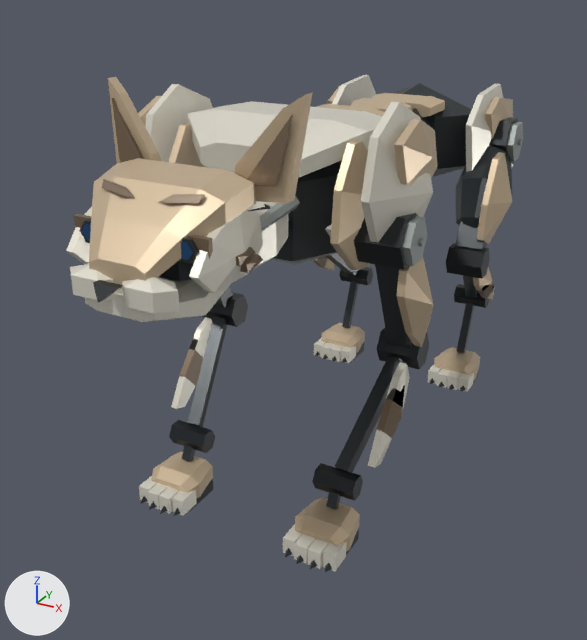
A saved change to the glTF model assets/k0-tech-01/derived/meshopt/k0_tech_01_d0_lod2.meshopt.glb.
Before and after are seen from a 50 mm lens placed at (0.353, -0.778, 0.502), pointed at (-0.084, 0.017, 0.105). Arrows for +X, +Y and +Z are at lower left; the lights stay in place. The picture after the commit comes second. Vertices at exactly the same position are counted once.

The first picture shows 'K0_TECH_01_SKIN'.
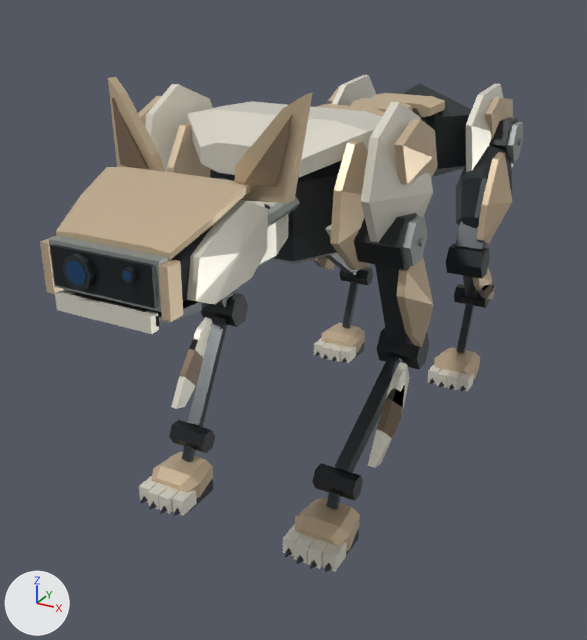
The change, as a diff of the scene's bpy script:
```diff
--- a/assets/k0-tech-01/derived/meshopt/k0_tech_01_d0_lod2.meshopt.glb.py
+++ b/assets/k0-tech-01/derived/meshopt/k0_tech_01_d0_lod2.meshopt.glb.py
@@ me_k0_tech_01_geometry @@
 # used by ob_k0_tech_01_skin; location = (0.0, 0.0, 0.0)
-me_k0_tech_01_geometry.from_pydata(...)  # 1774 vertices, 2972 faces; spans x -0.143..0.143, y -0.403..0.634, z 0.001..0.421
+me_k0_tech_01_geometry.from_pydata(...)  # 1738 vertices, 2924 faces; spans x -0.143..0.143, y -0.403..0.634, z 0.001..0.421
+# me_k0_tech_01_geometry part 1: a new loose piece, a box spanning x -0.047..0.047, y -0.395..-0.383, z 0.296..0.331, in mat_k0_graphite_frame
+# me_k0_tech_01_geometry part 2: a new loose piece, an 8-sided cylinder along y spanning x -0.0304..-0.005, y -0.4022..-0.3982, z 0.3013..0.3266, in mat_k0_graphite_frame
+# me_k0_tech_01_geometry part 3: a new loose piece, an 8-sided cylinder along y spanning x -0.02658..-0.00882, y -0.4026..-0.4022, z 0.30508..0.32284, in mat_k0_graphite_frame
+# me_k0_tech_01_geometry part 4: a new loose piece, an 8-sided cylinder along y spanning x 0.0208..0.0311, y -0.4022..-0.3982, z 0.3144..0.3248, in mat_k0_graphite_frame
+# me_k0_tech_01_geometry part 5: a new loose piece, an 8-sided cylinder along y spanning x 0.02234..0.02958, y -0.4026..-0.4022, z 0.31598..0.32322, in mat_k0_graphite_frame
+# me_k0_tech_01_geometry part 6: the loose piece of 40 vertices spanning x -0.061..0.061, y -0.383..-0.277, z 0.301..0.369 is rebuilt with 32 vertices and now spans x -0.061..0.061, y -0.386..-0.278, z 0.289..0.355
+# me_k0_tech_01_geometry part 7: the loose piece of 14 vertices spanning x -0.057..0.057, y -0.352..-0.278, z 0.279..0.362 is rebuilt with 32 vertices and now spans x -0.061..0.061, y -0.386..-0.278, z 0.328..0.364
+# me_k0_tech_01_geometry part 8: a new loose piece of 24 vertices spanning x -0.047..0.047, y -0.396..-0.307, z 0.279..0.295, in mat_k0_graphite_frame
+# me_k0_tech_01_geometry part 9: 11 loose pieces with 108 vertices, spanning x -0.068..0.068, y -0.403..-0.302, z 0.283..0.36, are deleted
+# me_k0_tech_01_geometry part 10
+# 85 vertices are removed from x -0.067..0.067, y -0.39..-0.286, z 0.271..0.348
+# 169 faces are deleted
+# 15 vertices move from x -0.057..0.048, y -0.384..-0.308, z 0.283..0.348 to x -0.06..0.06, y -0.401..-0.283, z 0.282..0.352
+# 33 vertices are added at x -0.064..0.064, y -0.401..-0.283, z 0.282..0.352
+# 5 new vertices lie (-0.007, 0.0, 0.0) away from vertices in x -0.057..-0.05, y -0.37..-0.308, z 0.296..0.348
+# 13 new vertices lie (0.007, 0.0, 0.0) away from vertices in x -0.06..0.053, y -0.377..-0.283, z 0.29..0.352
+# 105 new faces join them
+# me_k0_tech_01_geometry part 11: 3 kept faces spanning x -0.041..0.041, y -0.401..-0.393, z 0.282..0.294 get new vertex colours; the middle colour goes from dark blue #194876 to white #eae6d8
 me_k0_tech_01_geometry.materials.append(mat_k0_graphite_frame)
```

Boxes [x1, y1, x2, y2] around the edits, measured in the pictures (587 x 640 px):
'K0_TECH_01_SKIN', reshaped
    before: [66, 75, 523, 572]
    after: [40, 75, 523, 572]
part 1 of me_k0_tech_01_geometry, added
    after: [49, 235, 169, 312]
part 2 of me_k0_tech_01_geometry, added
    after: [62, 253, 95, 291]
part 3 of me_k0_tech_01_geometry, added
    after: [66, 260, 86, 286]
part 4 of me_k0_tech_01_geometry, added
    after: [121, 267, 138, 284]
part 5 of me_k0_tech_01_geometry, added
    after: [123, 271, 132, 282]
part 6 of me_k0_tech_01_geometry, rebuilt (mostly hidden afterwards)
    before: [89, 158, 256, 285]
    after: [172, 199, 241, 301]
part 7 of me_k0_tech_01_geometry, rebuilt
    before: [159, 261, 193, 282]
    after: [56, 167, 251, 260]
part 8 of me_k0_tech_01_geometry, added
    after: [66, 290, 208, 327]
part 9 of me_k0_tech_01_geometry, deleted
    before: [82, 179, 263, 314]
part 10 of me_k0_tech_01_geometry, built on
    before: [66, 207, 263, 322]
    after: [40, 200, 268, 334]
part 11 of me_k0_tech_01_geometry, recoloured
    after: [55, 295, 150, 334]
